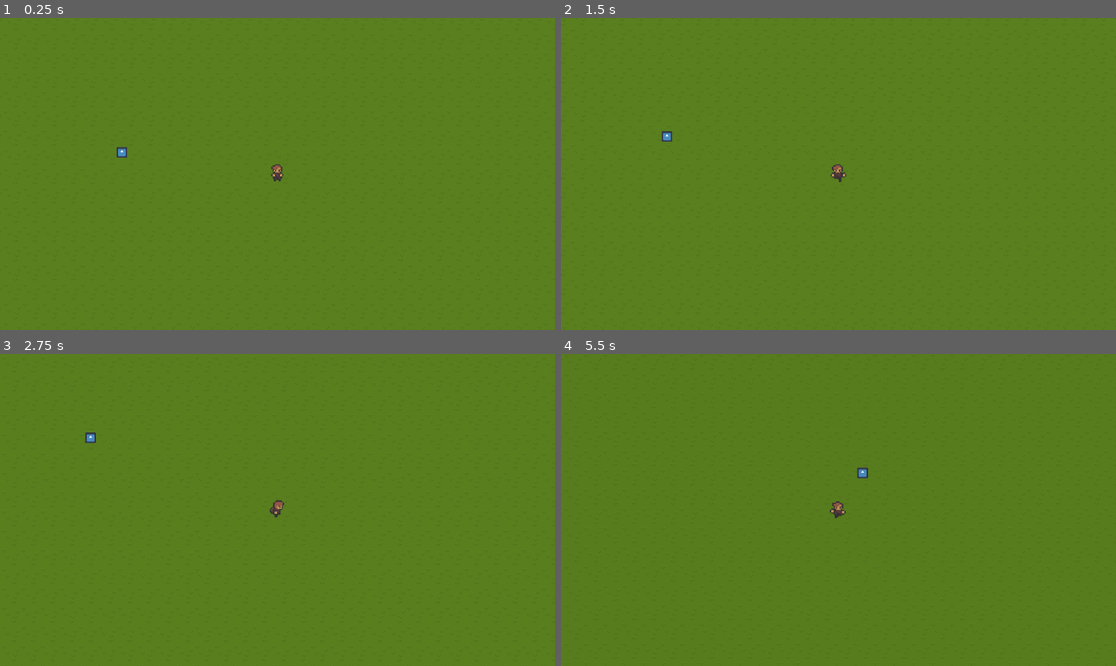
Above: before the commit, frames 1-4 (two rows, left to right).
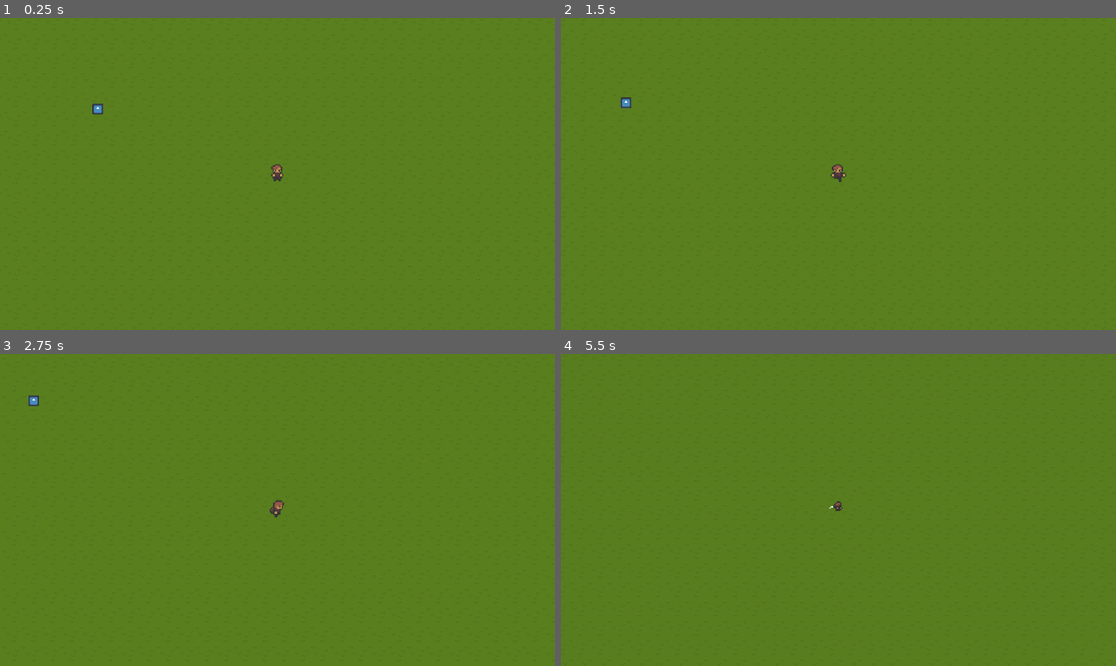
Above: after the commit, the same moments.

Repository: AlexFlasch/survivor-farm
Game: Godot game, scene res://scenes/levels/World.tscn
The game is run twice, just before and just after one commit, with the same random seed, the same clock (stepped at 60 frames per second) and the same inputs. The engine's default icon, where the game draws it, is replaced by a stand-in: a white triangle on a blue panel in a dark square.
Inputs:
- Up to frame 1 (0.25 s): no input
- Up to frame 2 (1.5 s): hold D (move_right) 0.53-1.28 s; hold S (move_down) from 1.28 s (still down)
- Up to frame 3 (2.75 s): release S (move_down) at 2.03 s; hold D (move_right) from 2.03 s (still down)
- Up to frame 4 (5.5 s): release D (move_right) at 2.78 s; hold W (move_up) 2.78-3.53 s; hold A (move_left) 3.53-5.03 s; hold S (move_down) from 5.03 s (still down)

The runs differ from the first frame. In frame 1, 0.1% of the frame differs, in the area x 16-23%, y 27-45%; in frame 2, 0.1%; in frame 3, 0.1%; in frame 4, 0.2%, in the area x 48-56%, y 36-53%.

Commit message:
feat: implement player health management and zombie collision handling

Diff:
--- a/scenes/entities/Enemies/Zombie/zombie.gd
+++ b/scenes/entities/Enemies/Zombie/zombie.gd
@@ -1,7 +1,7 @@
 extends CharacterBody2D
 
-@export var follow_speed: float = 10.0
-@export var stop_distance: float = 10.0
+@export var follow_speed: float = 20.0
+@export var stop_distance: float = 0.0
 
 # New variables for stunned state
 var is_stunned: bool = false
@@ -11,7 +11,7 @@
 var player: Node2D
 
 func _ready() -> void:
-	player = get_parent().get_node("Player")
+	player = get_tree().root.get_node("GameManager").player
 
 func _process(delta: float) -> void:
 	# Skip movement if stunned
@@ -32,5 +32,11 @@
 			if collision_info:
 				var collider: Object = collision_info.get_collider()
 				if collider == player:
+					print("Zombie collided with player!")
+					get_tree().root.get_node("GameManager").set_player_health(get_tree().root.get_node("GameManager").get_player_health() - 100)
+					queue_free()
 					return
+				else:
+					# Handle collision with other objects
+					print("Collided with: ", collider)
 			global_position += direction * follow_speed * delta
--- a/scenes/entities/Player/Player.tscn
+++ b/scenes/entities/Player/Player.tscn
@@ -319,7 +319,7 @@
 "duration": 1.0,
 "texture": SubResource("AtlasTexture_dalap")
 }],
-"loop": true,
+"loop": false,
 "name": &"die",
 "speed": 5.0
 }, {
@@ -576,7 +576,7 @@
 
 [node name="AnimatedSprite2D" type="AnimatedSprite2D" parent="."]
 sprite_frames = SubResource("SpriteFrames_qiynf")
-animation = &"idle_left"
+animation = &"die"
 
 [node name="Camera2D" type="Camera2D" parent="."]
 zoom = Vector2(2.5, 2.5)
--- a/scenes/entities/Player/player.gd
+++ b/scenes/entities/Player/player.gd
@@ -9,9 +9,13 @@
 var move_vector: Vector2              = Vector2.ZERO
 var move_direction: DIRECTION         = DIRECTION.DOWN
 
+var gm: Node = null
+
 func _ready() -> void:
-	pass
-
+	gm = get_tree().root.get_node("GameManager")
+	if not gm == null:
+		gm.set_player(self)
+		gm.connect("health_changed", Callable(self, "_on_health_changed"))
 
 func _physics_process(delta: float) -> void:
 	var current_move_vector: Vector2 = Vector2.ZERO
@@ -73,3 +77,14 @@
 
 	self.velocity = move_vector * move_speed
 	self.move_and_slide()
+
+
+func die() -> void:
+	sprite.play("die")
+	if not gm == null:
+		gm.stop_game()
+
+func _on_health_changed(health: int) -> void:
+	print("Player notified: Health changed to %d" % health)
+	if health <= 0:
+		die()
--- a/scenes/levels/World.tscn
+++ b/scenes/levels/World.tscn
@@ -28,5 +28,4 @@
 script = ExtResource("3_efo0y")
 
 [node name="Zombie" parent="." instance=ExtResource("4_ps7a7")]
-position = Vector2(431, 278)
-follow_speed = 25.0
+position = Vector2(414, 241)
--- a/scenes/levels/day_night_cycle.gd
+++ b/scenes/levels/day_night_cycle.gd
@@ -32,5 +32,5 @@
 		self.color = DAY_COLOR.lerp(NIGHT_COLOR, progress)
 	else:
 		# Adjust the progress to stay darker longer during the night
-		var adjusted_progress = (progress - 0.5) * 2 if progress > 0.5 else 0
+		var adjusted_progress: float = (progress - 0.5) * 2.0 if progress > 0.5 else 0.0
 		self.color = NIGHT_COLOR.lerp(DAY_COLOR, adjusted_progress)
--- a/scripts/GameManager.gd
+++ b/scripts/GameManager.gd
@@ -19,6 +19,7 @@
 var last_emitted_progress := -1.0
 var start_timer: Timer
 var current_level: int = 1  # New variable to track the current level
+var player: Node2D = null  # New variable to store the player reference
 
 func _set_player_health(new_health: int) -> void:
 	player_health = new_health
@@ -38,6 +39,9 @@
 
 func set_current_level(level: int) -> void:
 	current_level = level
+
+func set_player(p: Node2D) -> void:
+	player = p
 
 func is_game_active() -> bool:
 	return game_running and not is_game_paused
